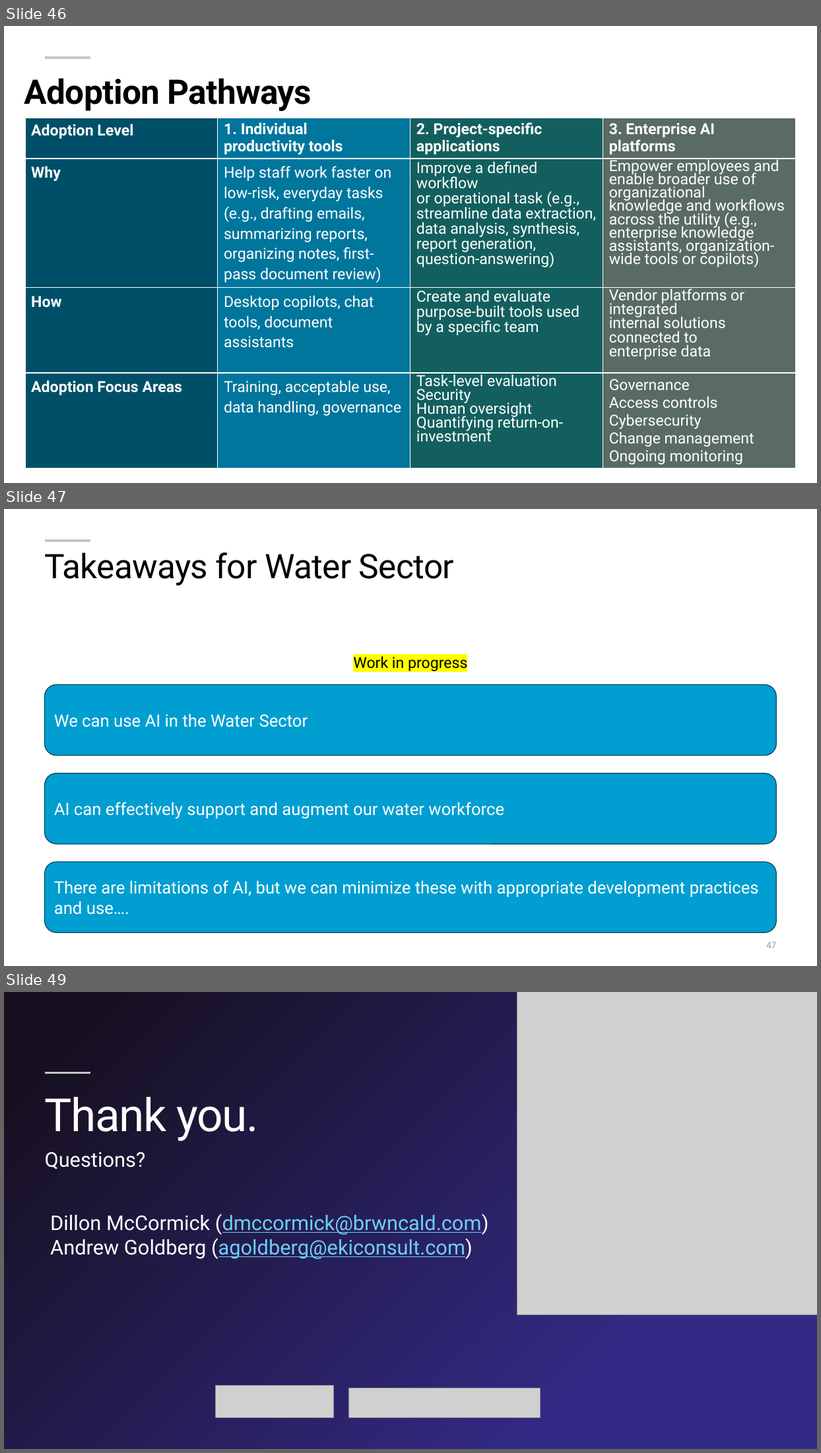
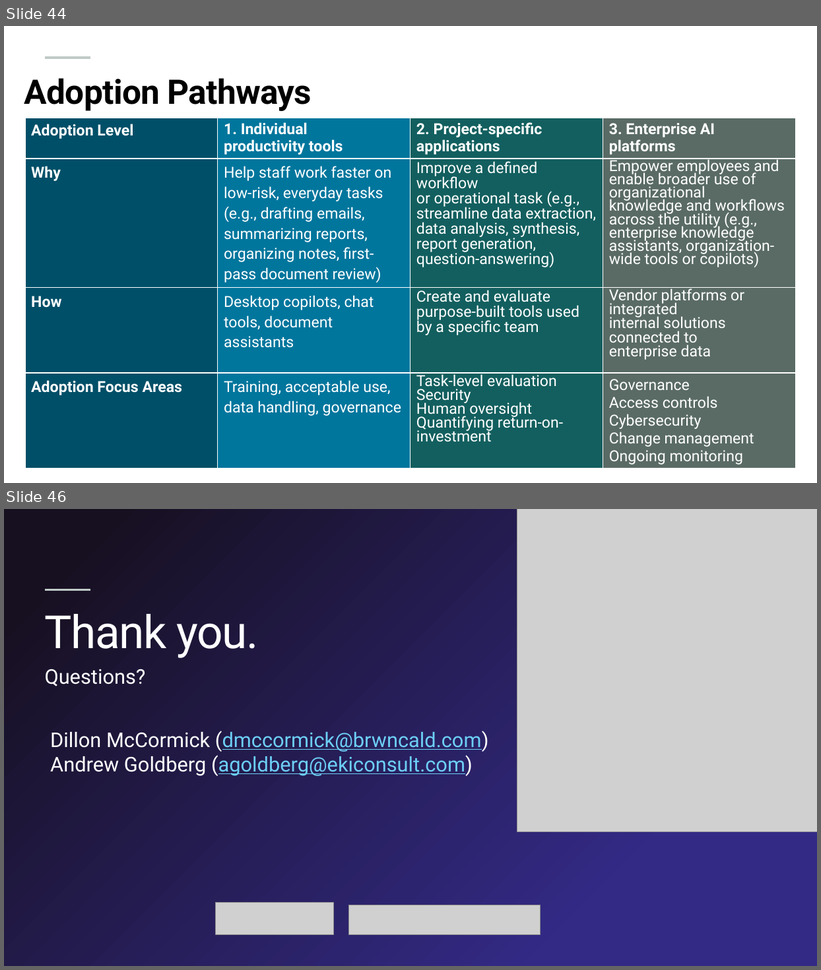
Before and after one commit to andrewenvironmental/ace26-genai, a slide deck: ACE26_Goldberg_McCormick_Koyama_Jariz.pptx. Shown one above the other, each under a label of ours: slides 46, 47 and 49 before the commit, slides 44 and 46 after it; the slides between them are not shown. The pictures are 821x1453 and 821x970 pixels, drawn with LibreOffice and Linux fonts; fonts in the diff are those of the drawing; grey boxes stand for pictures; background and template pictures are left out. Boxes give left, top, right and bottom in pixels: in the first picture for what was removed or moved away, otherwise in the second. Text is boxed around its words. In the diff, an @@ line names an element or a change of style, - is before the commit and + after.

```diff
--- a/ACE26_Goldberg_McCormick_Koyama_Jariz.pptx
+++ b/ACE26_Goldberg_McCormick_Koyama_Jariz.pptx
@@ slide 47 removed at (4,509,817,966), background #FFFFFF; not listed: 1 template element that a slide beside it also shows @@
@@ title removed at (45,553,454,586) @@
-Takeaways for Water Sector
@@ text removed at (353,656,467,671) @@
-Work in progress
@@ rounded rectangle removed at (45,685,777,755) @@
-We can use AI in the Water Sector
@@ rounded rectangle removed at (45,774,777,844) @@
-AI can effectively support and augment our water workforce
@@ rounded rectangle removed at (45,862,777,933) @@
-There are limitations of AI, but we can minimize these with appropriate development practices and use….
@@ page number removed at (766,942,776,949) @@
-47
@@ what was slide 46 is now slide 44 @@
@@ what was slide 49 is now slide 46 @@
```
Also in this commit, not shown: 6 slides changed, 2 other slides removed, 4 other files.
